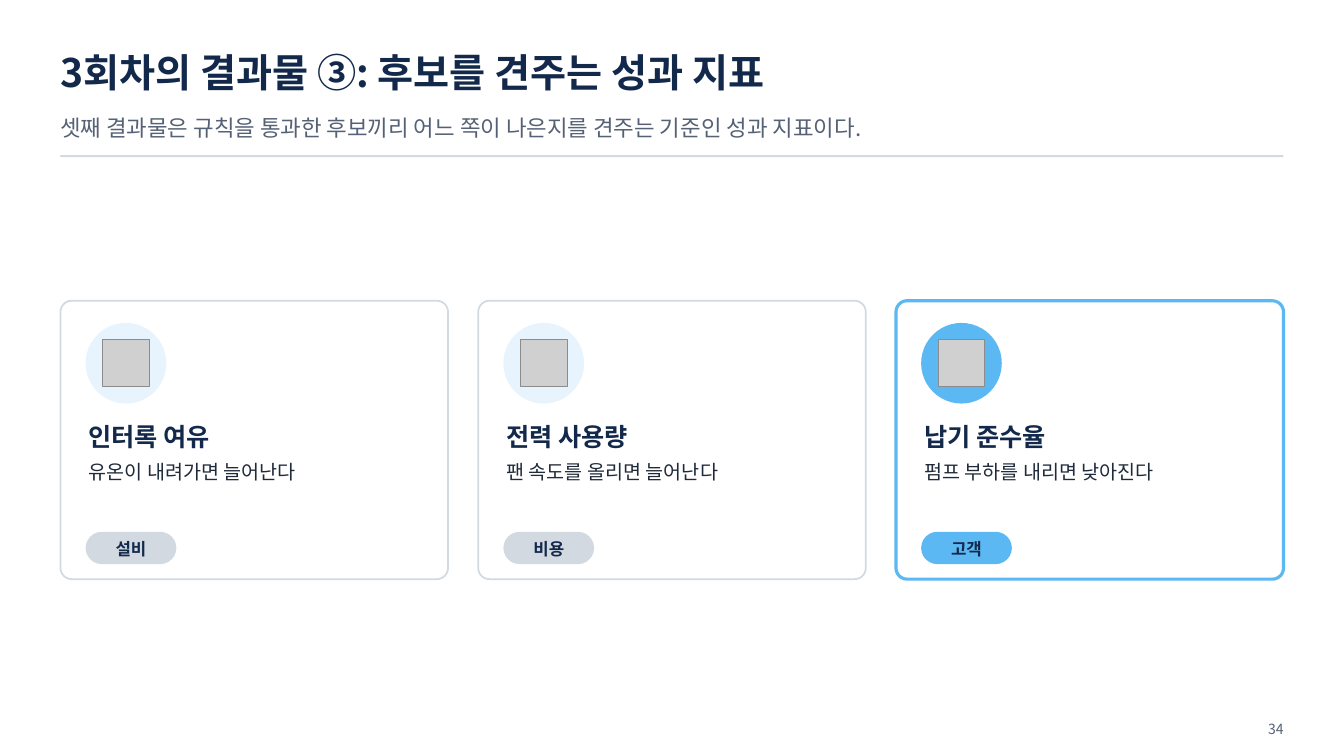
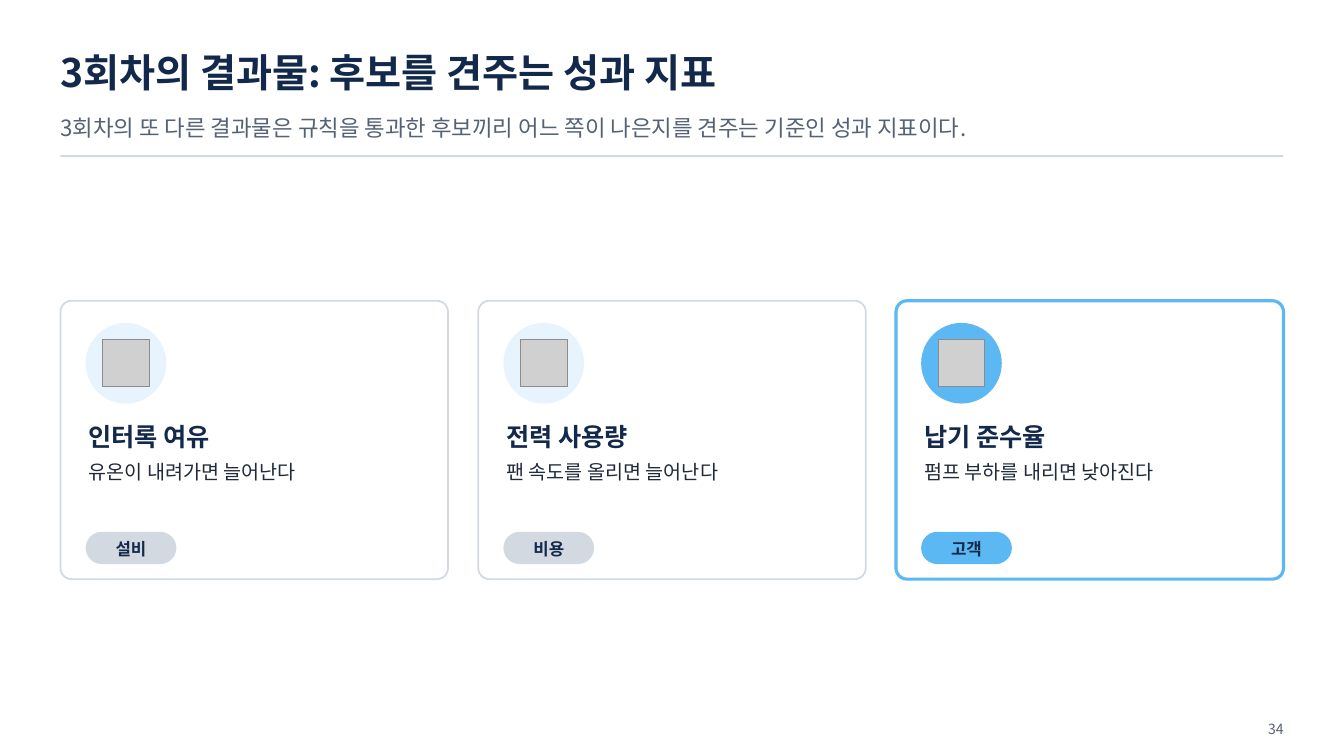
Before and after one commit to uengine-oss/hyd-iot-edu, a slide deck: slide 34 of docs/교재/통합반_오프라인/04회차/통합반_오프라인_04회차.pptx. Drawn at 1344x756 pixels with LibreOffice and Linux fonts; fonts in the diff are those of the drawing; grey boxes stand for pictures. Boxes give left, top, right and bottom in pixels: in the first picture for what was removed or moved away, otherwise in the second. Text is boxed around its words. In the diff, an @@ line names an element or a change of style, - is before the commit and + after.

```diff
--- a/docs/교재/통합반_오프라인/04회차/통합반_오프라인_04회차.pptx
+++ b/docs/교재/통합반_오프라인/04회차/통합반_오프라인_04회차.pptx
@@ text at bbox=[60, 54, 717, 91]: text changed @@
-3회차의 결과물 ③: 후보를 견주는 성과 지표
+3회차의 결과물: 후보를 견주는 성과 지표
@@ text at bbox=[60, 117, 966, 138]: text changed @@
-셋째 결과물은 규칙을 통과한 후보끼리 어느 쪽이 나은지를 견주는 기준인 성과 지표이다.
+3회차의 또 다른 결과물은 규칙을 통과한 후보끼리 어느 쪽이 나은지를 견주는 기준인 성과 지표이다.
```
Also in this commit, not shown: 5 other slides changed, 28 other files.
